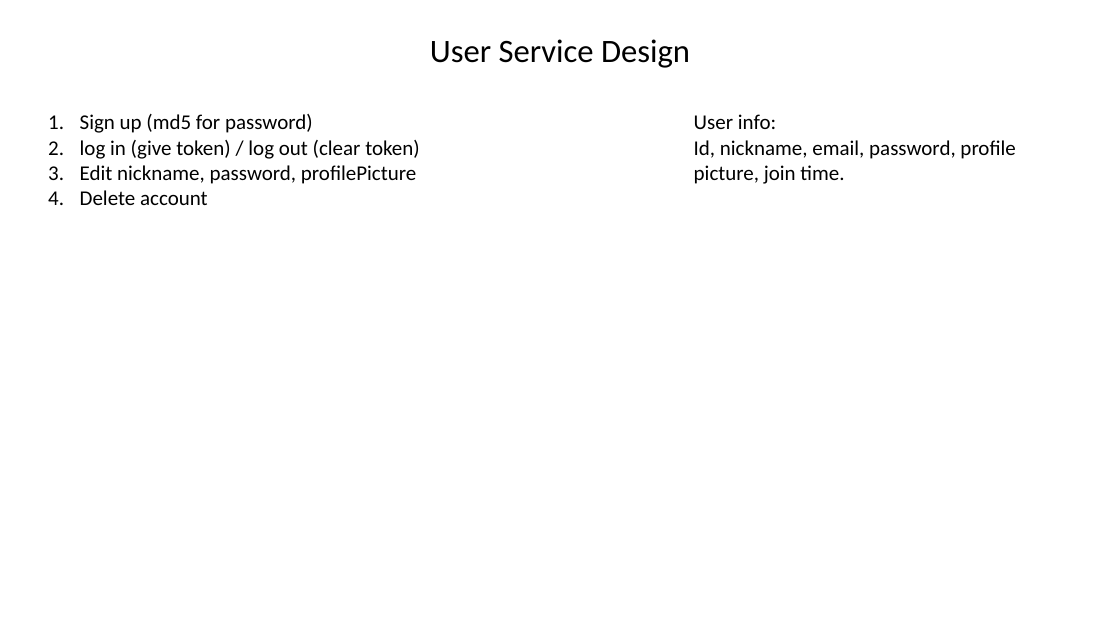
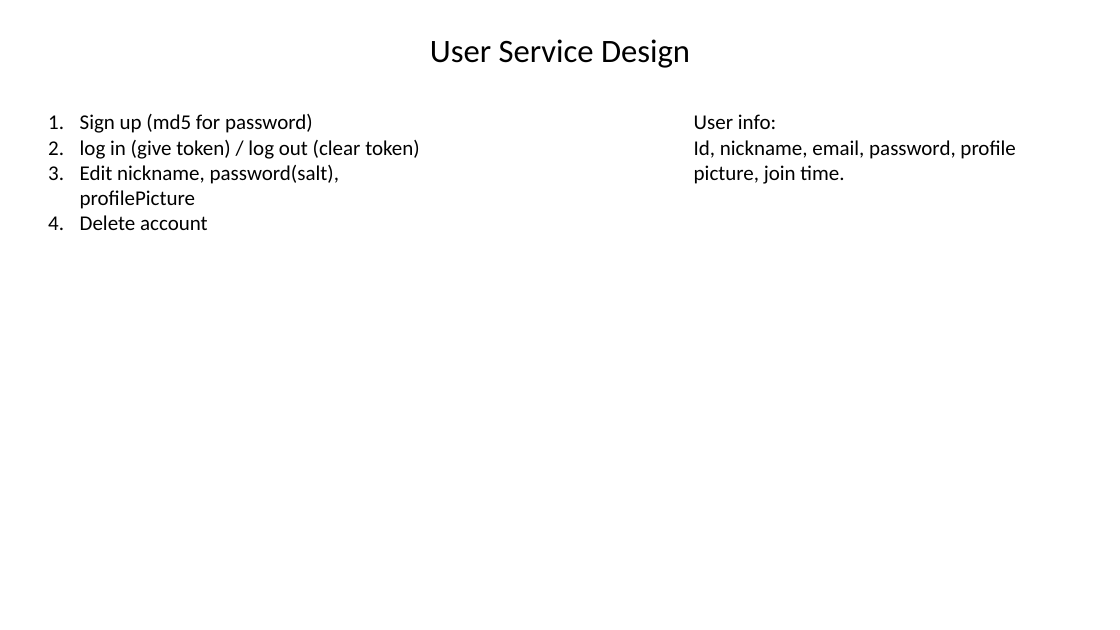
Before and after one commit to FancleX/TalkSnap, a slide deck: slide 8 of design/Architecture.pptx. Drawn at 1120x630 pixels with LibreOffice and Linux fonts; fonts in the diff are those of the drawing. Boxes give left, top, right and bottom in pixels: in the first picture for what was removed or moved away, otherwise in the second. Text is boxed around its words. In the diff, an @@ line names an element or a change of style, - is before the commit and + after.

```diff
--- a/design/Architecture.pptx
+++ b/design/Architecture.pptx
@@ text at [80,165,339,209]: text changed @@
-3. Edit nickname, password, profilePicture
+3. Edit nickname, password(salt), profilePicture
```
Also in this commit, not shown: 5 other files.
